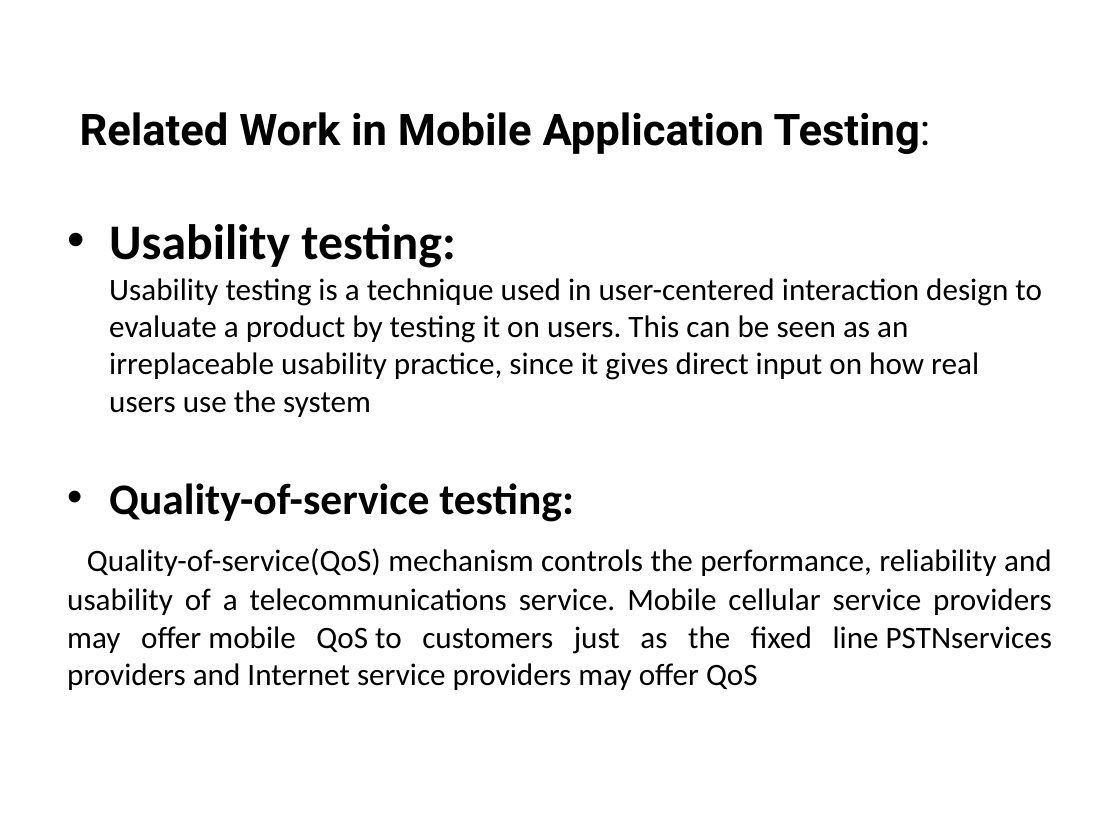
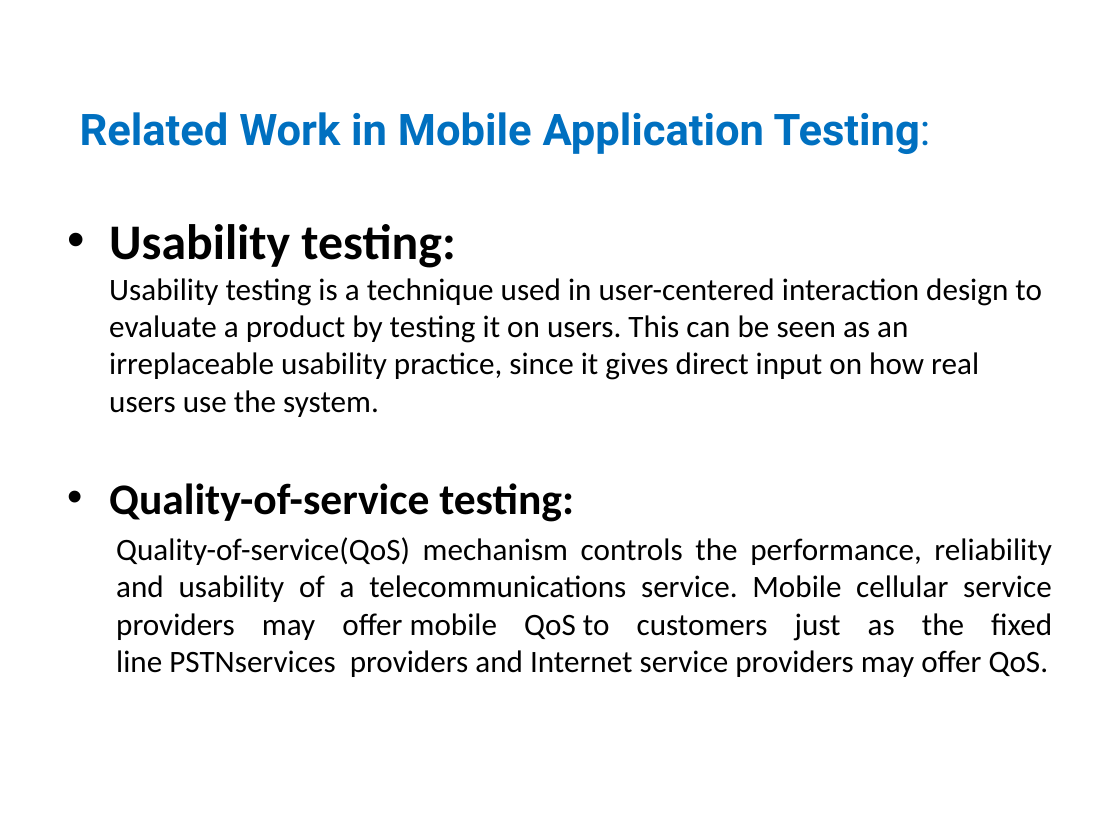
Before and after one commit to chaitumanne/ASE-Presentation, a slide deck: slide 4 of ASE_Mobile_Testing.pptx. Drawn at 1120x840 pixels with LibreOffice and Linux fonts; fonts in the diff are those of the drawing; background and template pictures are left out. Boxes give left, top, right and bottom in pixels: in the first picture for what was removed or moved away, otherwise in the second. Text is boxed around its words. In the diff, an @@ line names an element or a change of style, - is before the commit and + after.

Commit message:
PPT added

```diff
--- a/ASE_Mobile_Testing.pptx
+++ b/ASE_Mobile_Testing.pptx
@@ text at (80, 112, 931, 154): text colour #000000 to #0070C0 in "Related Work in Mobile Application Testing:" @@
@@ text at (109, 224, 1042, 417): text changed @@
-• Usability testing:
-  Usability testing is a technique used in user-centered interaction design to evaluate a product by testing it on users. This can be seen as an irreplaceable usability practice, since it gives direct input on how real users use the system
+• Usability testing:
+  Usability testing is a technique used in user-centered interaction design to evaluate a product by testing it on users. This can be seen as an irreplaceable usability practice, since it gives direct input on how real users use the system.
@@ text at (116, 537, 1052, 677): text changed @@
-Quality-of-service(QoS) mechanism controls the performance, reliability and usability of a telecommunications service. Mobile cellular service providers may offer mobile QoS to customers just as the fixed line PSTNservices providers and Internet service providers may offer QoS
+  Quality-of-service(QoS) mechanism controls the performance, reliability and usability of a telecommunications service. Mobile cellular service providers may offer mobile QoS to customers just as the fixed line PSTNservices providers and Internet service providers may offer QoS.
```
Also in this commit, not shown: 5 other slides changed, 4 slides added.
